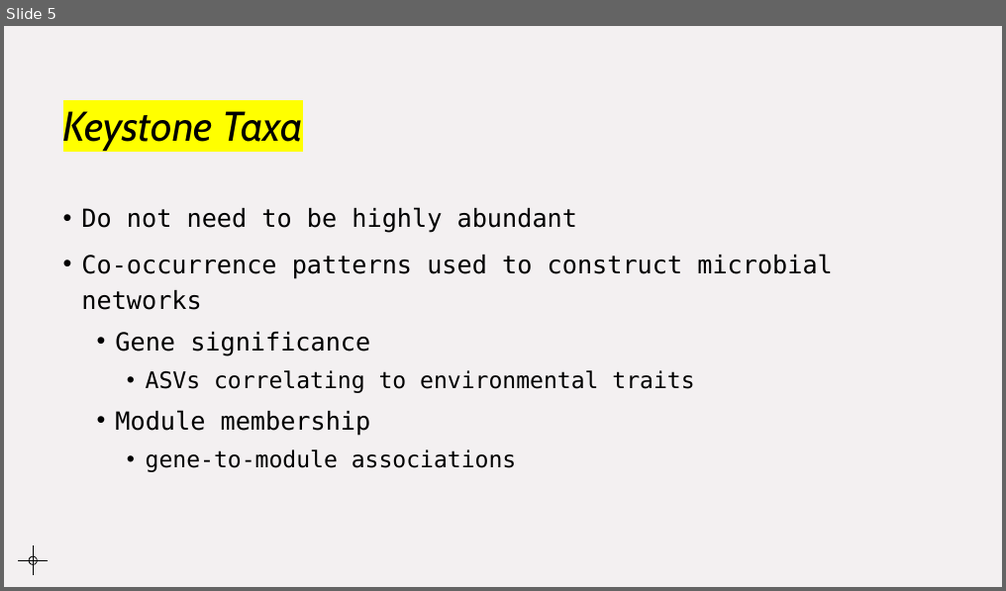
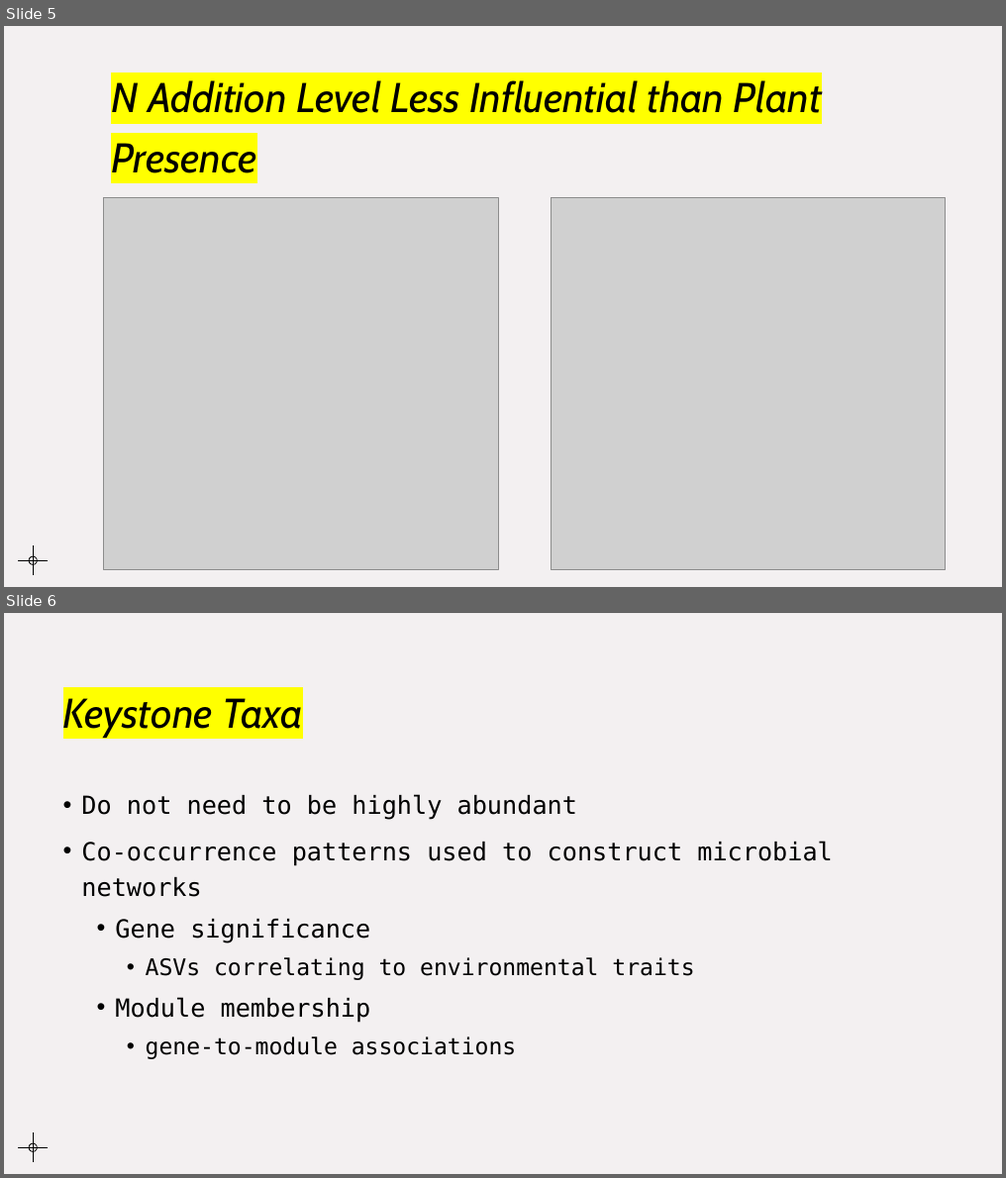
Before and after one commit to alm379/Cui_Comp_Micro_project, a slide deck: Presentation/BIOMI6300.pptx. Shown one above the other, each under a label of ours: slide 5 before the commit, slides 5 and 6 after it. The pictures are 1006x591 and 1006x1178 pixels, drawn with LibreOffice and Linux fonts; fonts in the diff are those of the drawing; grey boxes stand for pictures. Boxes give left, top, right and bottom in pixels: in the first picture for what was removed or moved away, otherwise in the second. Text is boxed around its words. In the diff, an @@ line names an element or a change of style, - is before the commit and + after.

```diff
--- a/Presentation/BIOMI6300.pptx
+++ b/Presentation/BIOMI6300.pptx
@@ slide 5 added at (4, 26, 1002, 587), background #F3F0F1; not listed: 3 template elements that a slide beside it also shows @@
@@ title added at (111, 80, 822, 174), 40 pt, text #000000, italic @@
+N Addition Level Less Influential than Plant Presence
@@ picture added at (104, 198, 498, 571) @@
@@ picture added at (551, 198, 945, 571) @@
@@ what was slide 5 is now slide 6 @@
```
Also in this commit, not shown: 2 slides changed.
